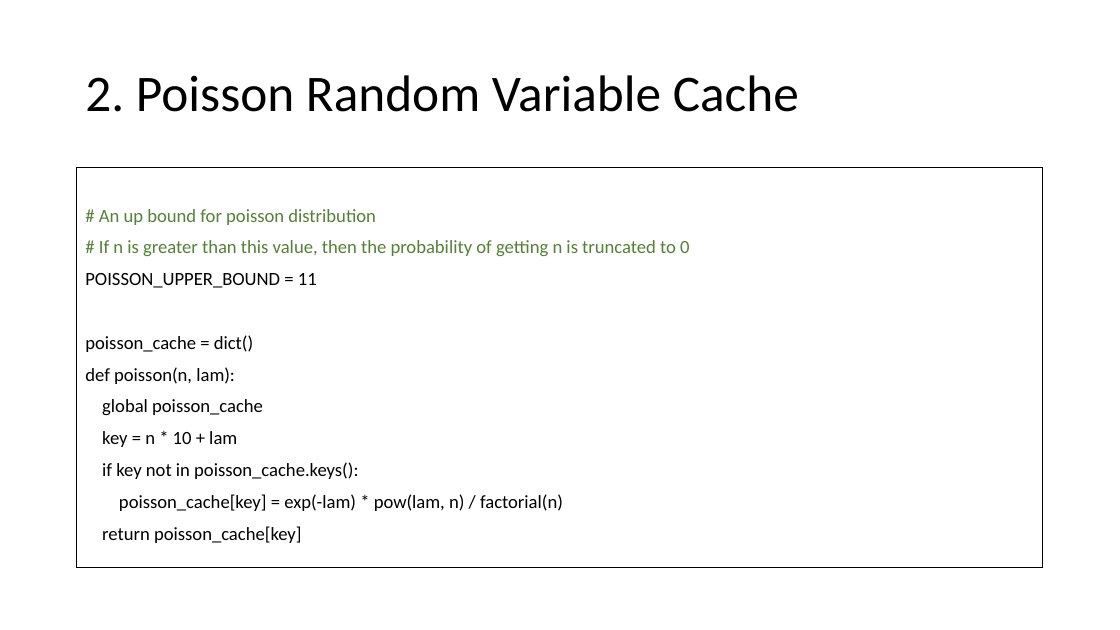
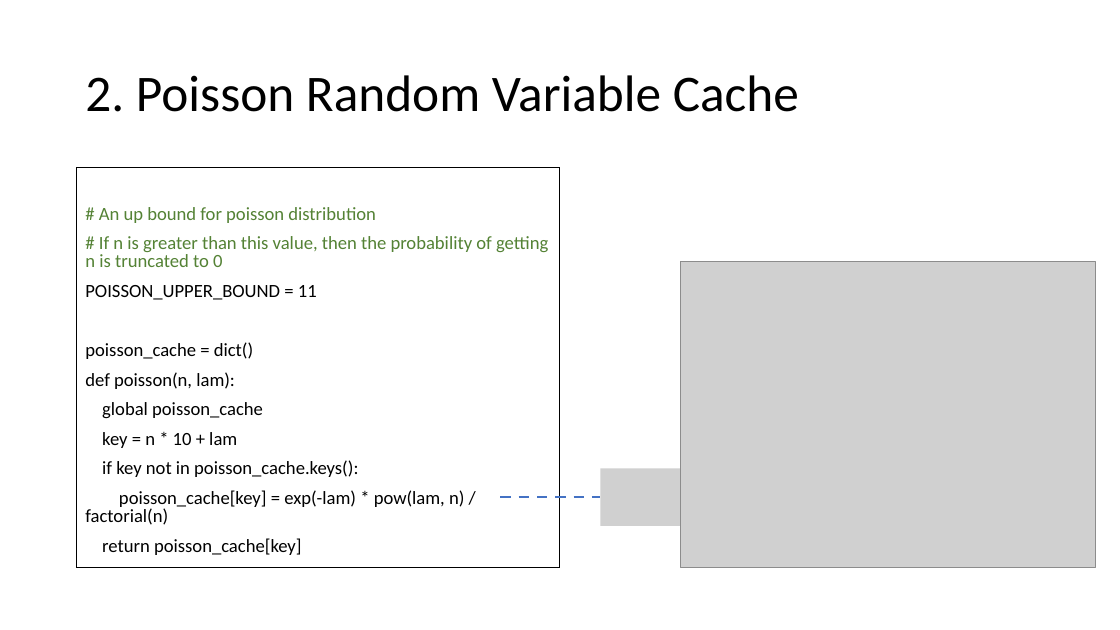
Before and after one commit to ihatesummer/jack-s-car-rental, a slide deck: slide 4 of Jack's Car Rental.pptx. Drawn at 1120x630 pixels with LibreOffice and Linux fonts; fonts in the diff are those of the drawing; grey boxes stand for pictures. Boxes give left, top, right and bottom in pixels: in the first picture for what was removed or moved away, otherwise in the second. Text is boxed around its words. In the diff, an @@ line names an element or a change of style, - is before the commit and + after.

```diff
--- a/Jack's Car Rental.pptx
+++ b/Jack's Car Rental.pptx
@@ text "# An up bound for ...": place and size @@
-text "# An up bound for ..." at (77,168,1044,568)
+text "# An up bound for ..." at (77,168,560,568)
@@ text "# An up bound for ..." at (77,168,560,568): line spacing 0.9 to 0.8 @@
@@ picture added at (681,261,1096,568) @@
@@ picture added at (601,469,681,526) @@
@@ line added from (501, 497) to (601, 497), #4472C4 2.25 pt dashed @@
```
Also in this commit, not shown: 5 other slides changed, 1 slide removed, 1 other file.
